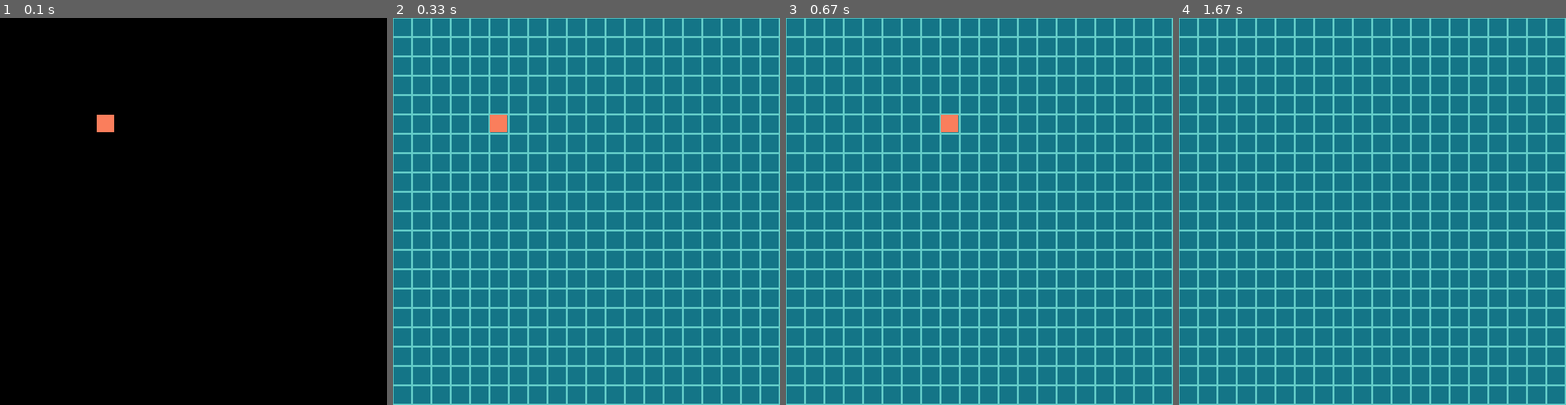
Above: before the commit, frames 1-4 (left to right).
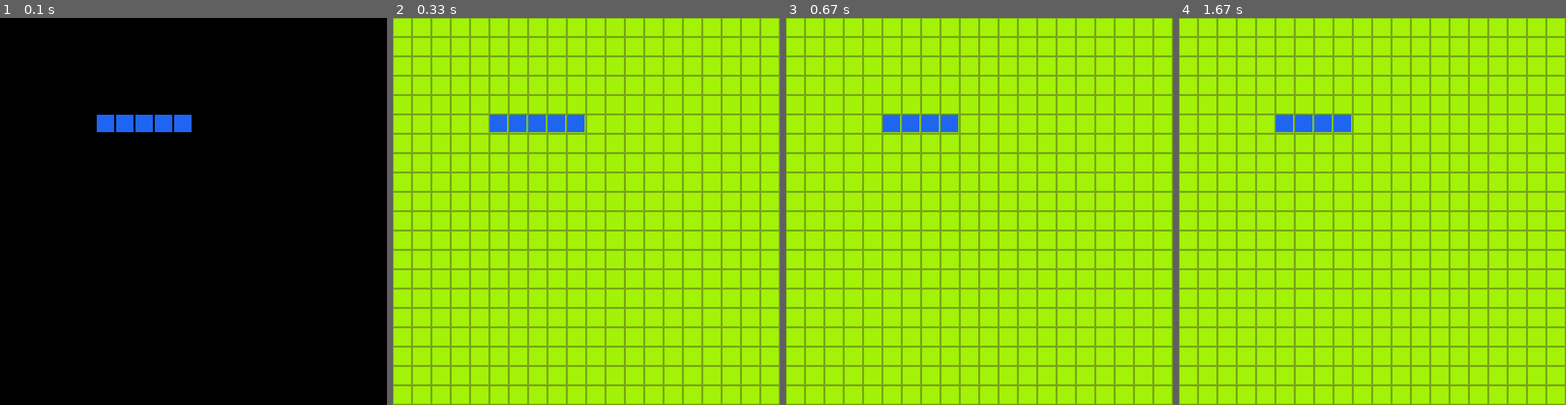
Above: after the commit, the same moments.

Repository: Tello-/Snake-in-Pygame
Game: pygame game, started from Snake.py
Two runs of this game, one before a commit and one after it. Both use one fixed random seed, a clock stepped at 60 frames per second and the inputs below.
Inputs:
- Up to frame 1 (0.1 s): no input
- Up to frame 2 (0.33 s): no input
- Up to frame 3 (0.67 s): hold Right from 0.33 s (still down)
- Up to frame 4 (1.67 s): release Right at 0.8 s; hold Up 0.83-1.13 s

The runs differ from the first frame. In frame 1, 1.0% of the frame differs, in the area x 25-50%, y 25-30%; in frame 2, 100%, in the area x 0-100%, y 0-100%; in frame 3, 100%; in frame 4, 100%.

Commit message:
Fleshed out some of the debug mode

Diff:
--- a/Engine.py
+++ b/Engine.py
@@ -28,11 +28,10 @@
     def Reset(self):
         pass
     def Run(self):
+
         self._drawFilledBG(config.ZORA_SKIN, self._GRID_LAYER)
         self._drawGridOverlay(config.DARK_BLUE, self._GRID_LAYER)
         self._drawSnake()
-
-
         pygame.display.flip()
 
 
@@ -50,16 +49,23 @@
                 self._isRunning = False
             elif event.type == pygame.KEYDOWN:
                 pressed = pygame.key.get_pressed()
-                if pressed[pygame.K_UP]:
+
+                if pressed[pygame.K_ESCAPE]:
+                    running = False
+
+                keys = pygame.key.get_pressed()
+                if keys[pygame.K_UP]:
                     self._UpPressed()
-                elif pressed[pygame.K_DOWN]:
+                elif keys[pygame.K_DOWN]:
                     self._DownPressed()
-                elif pressed[pygame.K_LEFT]:
+                elif keys[pygame.K_LEFT]:
                     self._LeftPressed()
-                elif pressed[pygame.K_RIGHT]:
+                elif keys[pygame.K_RIGHT]:
                     self._RightPressed()
-                elif pressed[pygame.K_ESCAPE]:
-                    running = False
+                elif keys[pygame.K_SPACE]:
+                    if config.DEBUG_MODE_ON:
+                        self._currentDir = Direction.NONE
+
     def _updateState(self):
 
 
@@ -82,6 +88,8 @@
                 self._MoveSnakeLeft()
             elif self._currentDir == Direction.RIGHT:
                 self._MoveSnakeRight()
+            elif self._currentDir == Direction.NONE:
+                pass
 
     def _render(self):
         self._window.blit(self._GRID_LAYER, (0,0))
@@ -152,12 +160,11 @@
         if self._pendingGrowth == False:
             self.snake.pop()
     def _checkForBodyHit(self) -> bool:
-        snakeList = []
-        snakeList = self.snake.copy()
-        head = snakeList.pop()
-        for elem in snakeList:
-            if head == elem:
-                return True
+        ''' Check if given list contains any duplicates '''
+        if len(self.snake) == len(set(self.snake)):
+            return False
+        else:
+            return True
 
     def _spawnApple(self):
         pass
--- a/config.py
+++ b/config.py
@@ -1,6 +1,6 @@
 
 import pygame
-DEBUG_MODE_ON = False
+DEBUG_MODE_ON = True
 
 GAME_SPEED = 10
 WINDOW_WIDTH = int(600)
